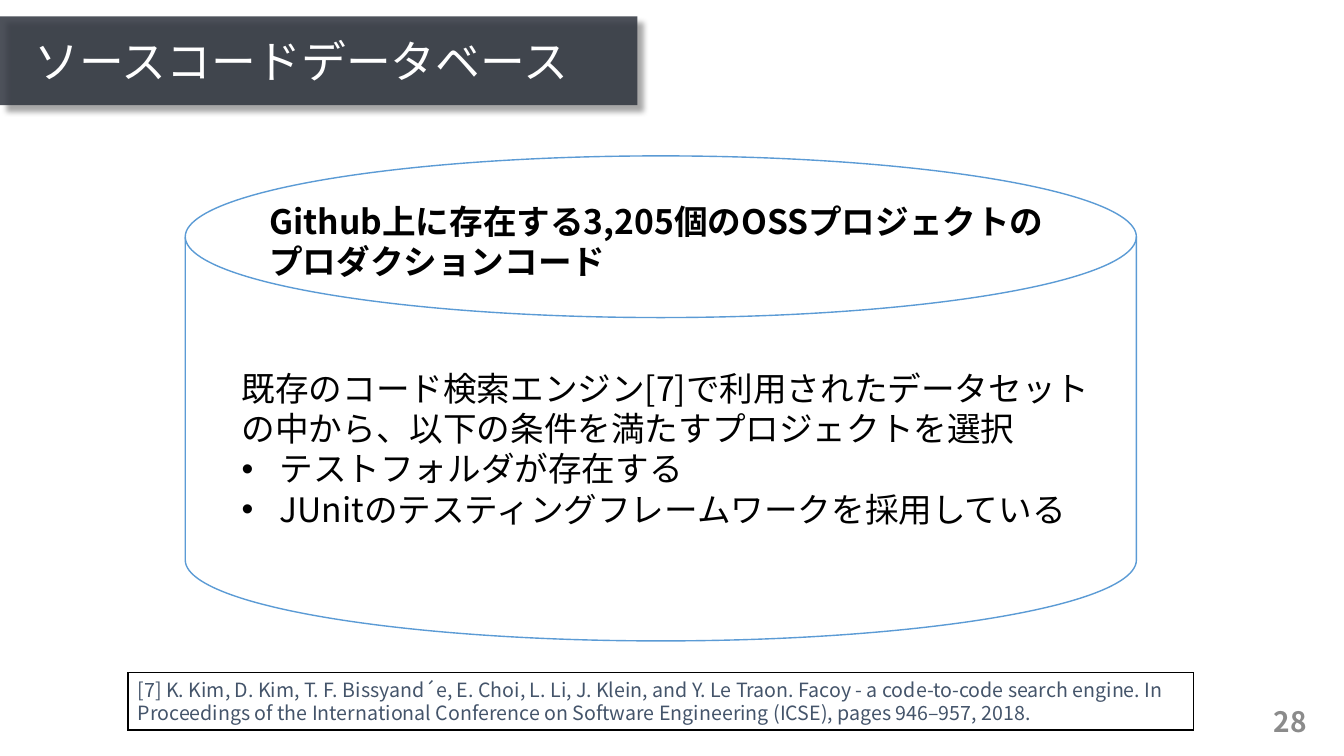
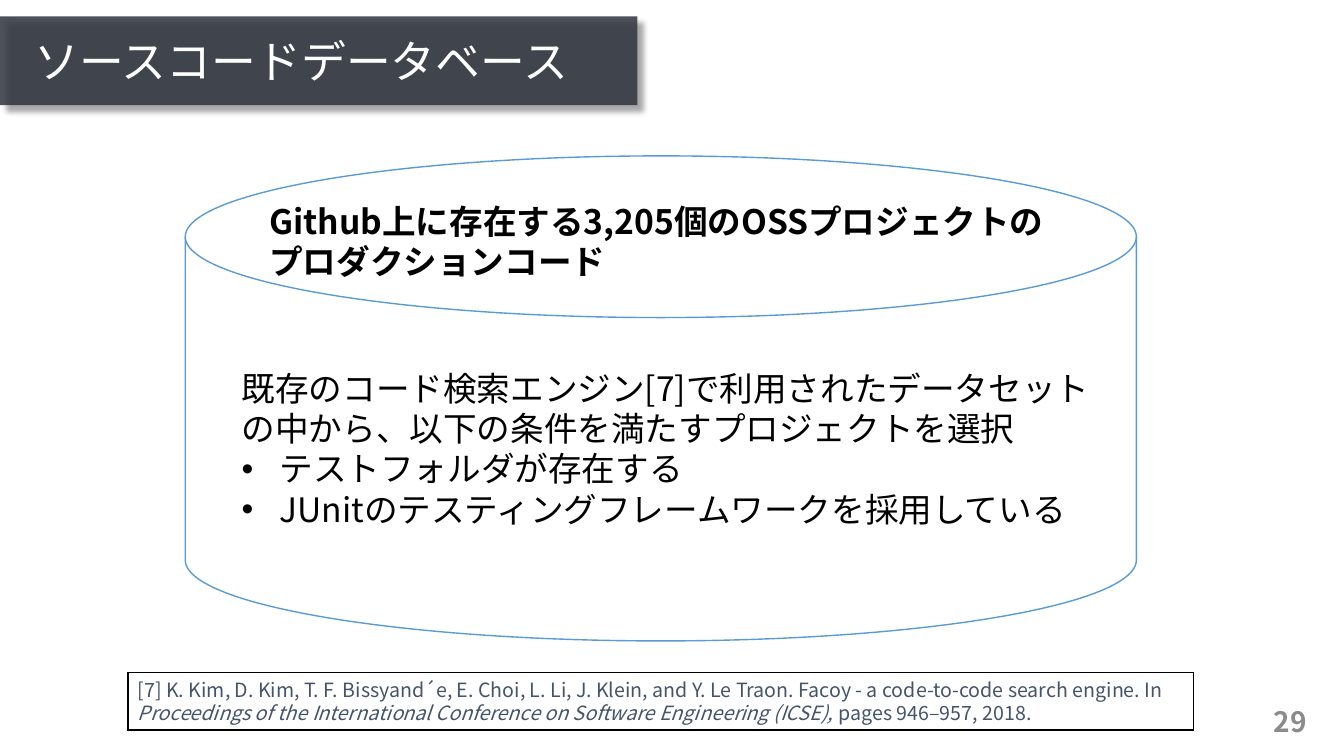
Before and after one commit to ryosuke-ku/mthesis2020-pre, a slide deck: slide 29 of presentation_kurachi.pptx (slide 28 before the commit). Drawn at 1344x756 pixels with LibreOffice and Linux fonts; fonts in the diff are those of the drawing. Boxes give left, top, right and bottom in pixels: in the first picture for what was removed or moved away, otherwise in the second. Text is boxed around its words. In the diff, an @@ line names an element or a change of style, - is before the commit and + after.

```diff
--- a/presentation_kurachi.pptx
+++ b/presentation_kurachi.pptx
@@ rectangle "[7] K. Kim, D. Kim, ..." at (x1=128, y1=673, x2=1194, y2=730): italic on in "Proceedings of the International Conference on Software ..." @@
@@ page number at (x1=1274, y1=711, x2=1307, y2=733): text changed @@
-28
+29
```
Also in this commit, not shown: 3 other slides changed.
